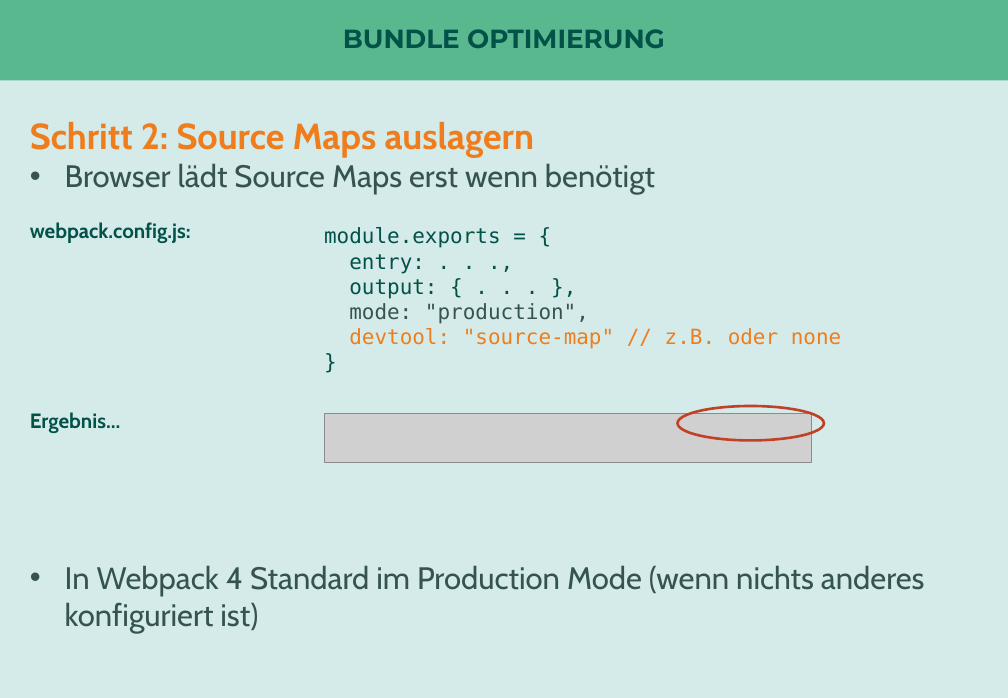
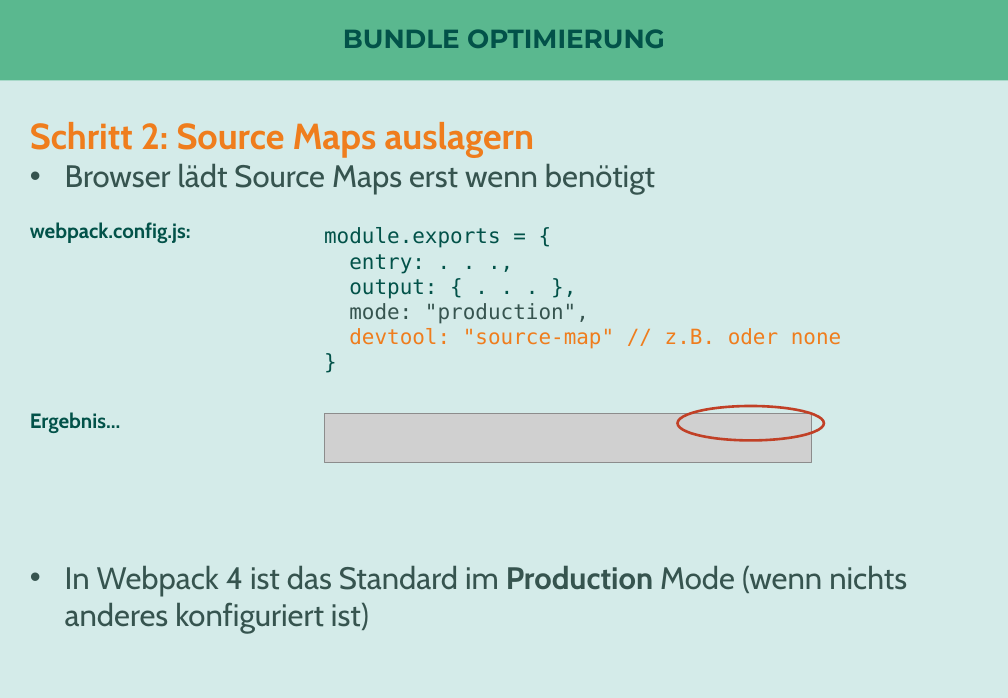
Before and after one commit to nilshartmann/react-talk, a slide deck: slide 40 of react-in-enterprise-anwendungen.pptx (slide 29 before the commit). Drawn at 1008x698 pixels with LibreOffice and Linux fonts; fonts in the diff are those of the drawing; grey boxes stand for pictures. Boxes give left, top, right and bottom in pixels: in the first picture for what was removed or moved away, otherwise in the second. Text is boxed around its words. In the diff, an @@ line names an element or a change of style, - is before the commit and + after.

```diff
--- a/react-in-enterprise-anwendungen.pptx
+++ b/react-in-enterprise-anwendungen.pptx
@@ text at (65,565,907,634): text changed @@
-• In Webpack 4 Standard im Production Mode (wenn nichts anderes konfiguriert ist)
+• In Webpack 4 ist das Standard im Production Mode (wenn nichts anderes konfiguriert ist)
```
Also in this commit, not shown: 5 other slides changed, 14 slides added, 7 slides removed, 1 other file.
